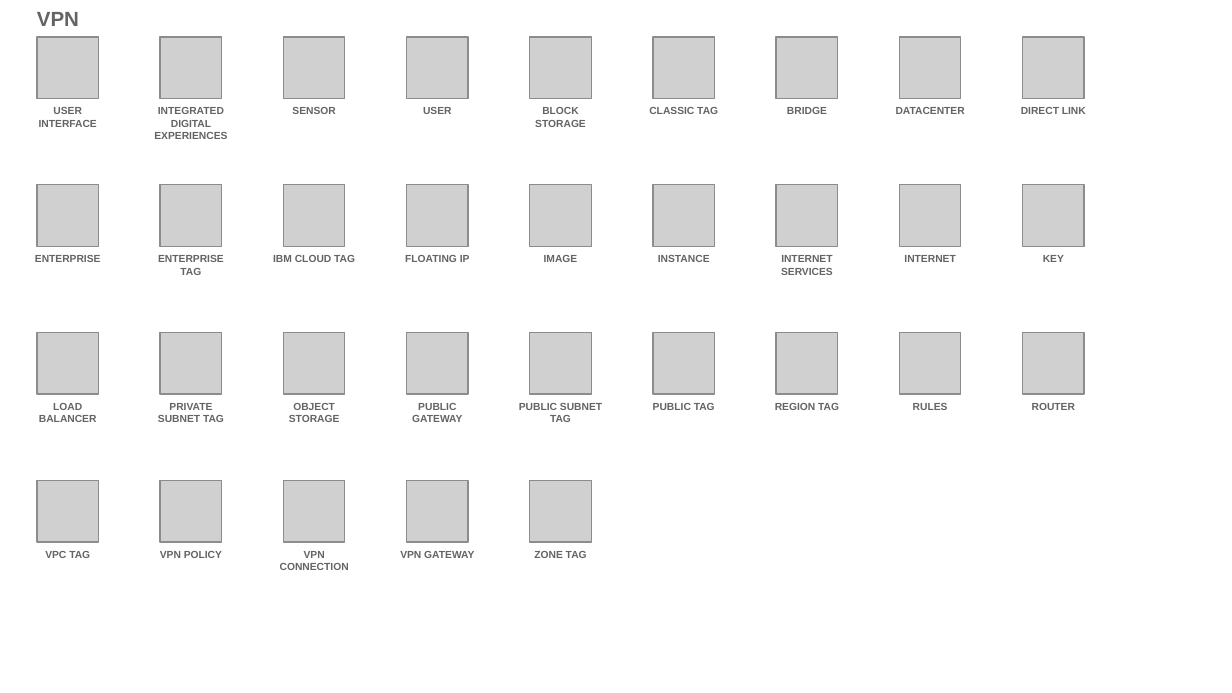
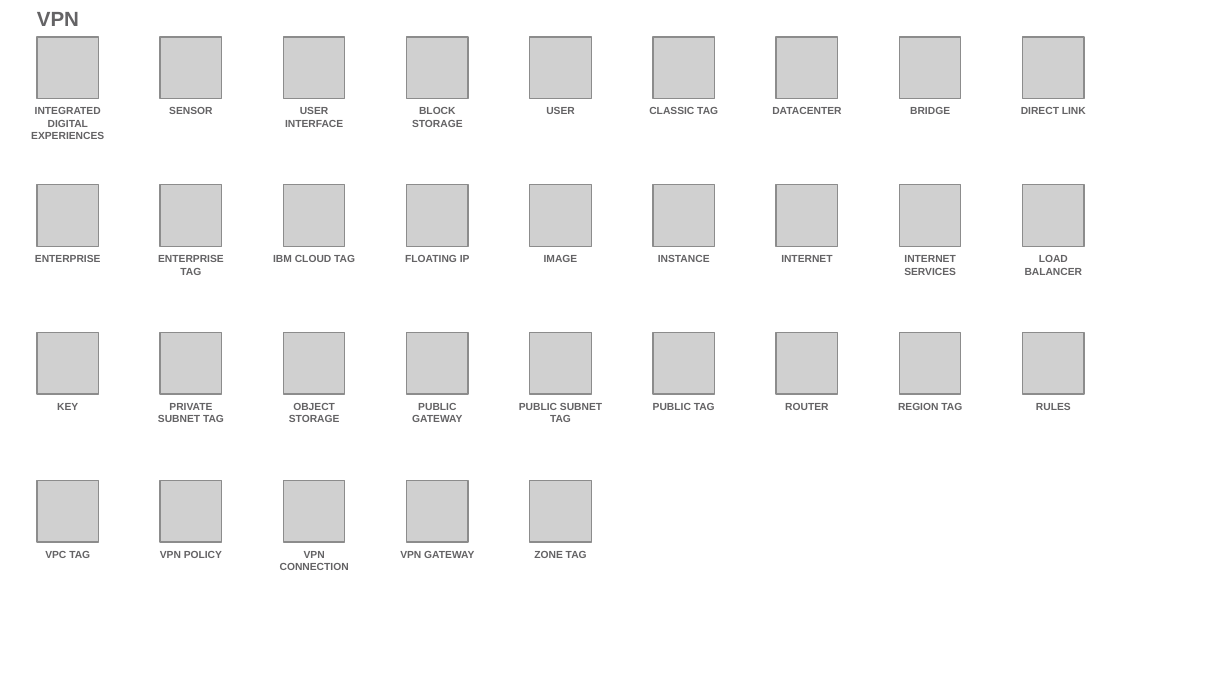
Before and after one commit to l2fprod/myarchitecture, a slide deck: slide 23 of mycatalog-architecture-diagram-template.pptx. Drawn at 1232x693 pixels with LibreOffice and Linux fonts; fonts in the diff are those of the drawing; grey boxes stand for pictures. Boxes give left, top, right and bottom in pixels: in the first picture for what was removed or moved away, otherwise in the second. Text is boxed around its words. In the diff, an @@ line names an element or a change of style, - is before the commit and + after.

```diff
--- a/mycatalog-architecture-diagram-template.pptx
+++ b/mycatalog-architecture-diagram-template.pptx
@@ text "USER INTERFACE": place and size @@
-text "USER INTERFACE" at (39,107,97,127)
+text "USER INTERFACE" at (285,107,343,127)
@@ 4 texts: place and size @@
-4 texts at (154,107,965,139)
+4 texts at (31,107,841,139)
@@ text at (781,255,832,262): text changed @@
-INTERNET SERVICES
+INTERNET
@@ text at (904,255,956,275): text changed @@
-INTERNET
+INTERNET SERVICES
@@ text at (1025,255,1083,275): text changed @@
-KEY
+LOAD BALANCER
@@ text at (57,403,78,410): text changed @@
-LOAD BALANCER
+KEY
@@ text "ROUTER": place and size @@
-text "ROUTER" at (1032,403,1075,410)
+text "ROUTER" at (785,403,828,410)
@@ 4 texts: place and size @@
-4 texts at (423,107,948,410)
+4 texts at (546,107,1071,410)
```
Also in this commit, not shown: 13 other slides changed, 1 slide added, 1 slide removed.
